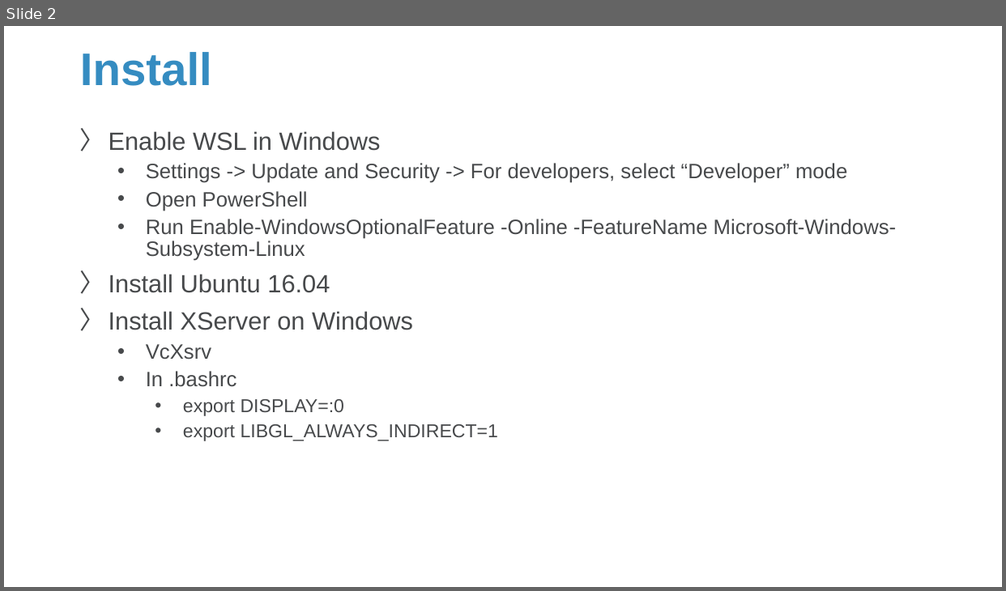
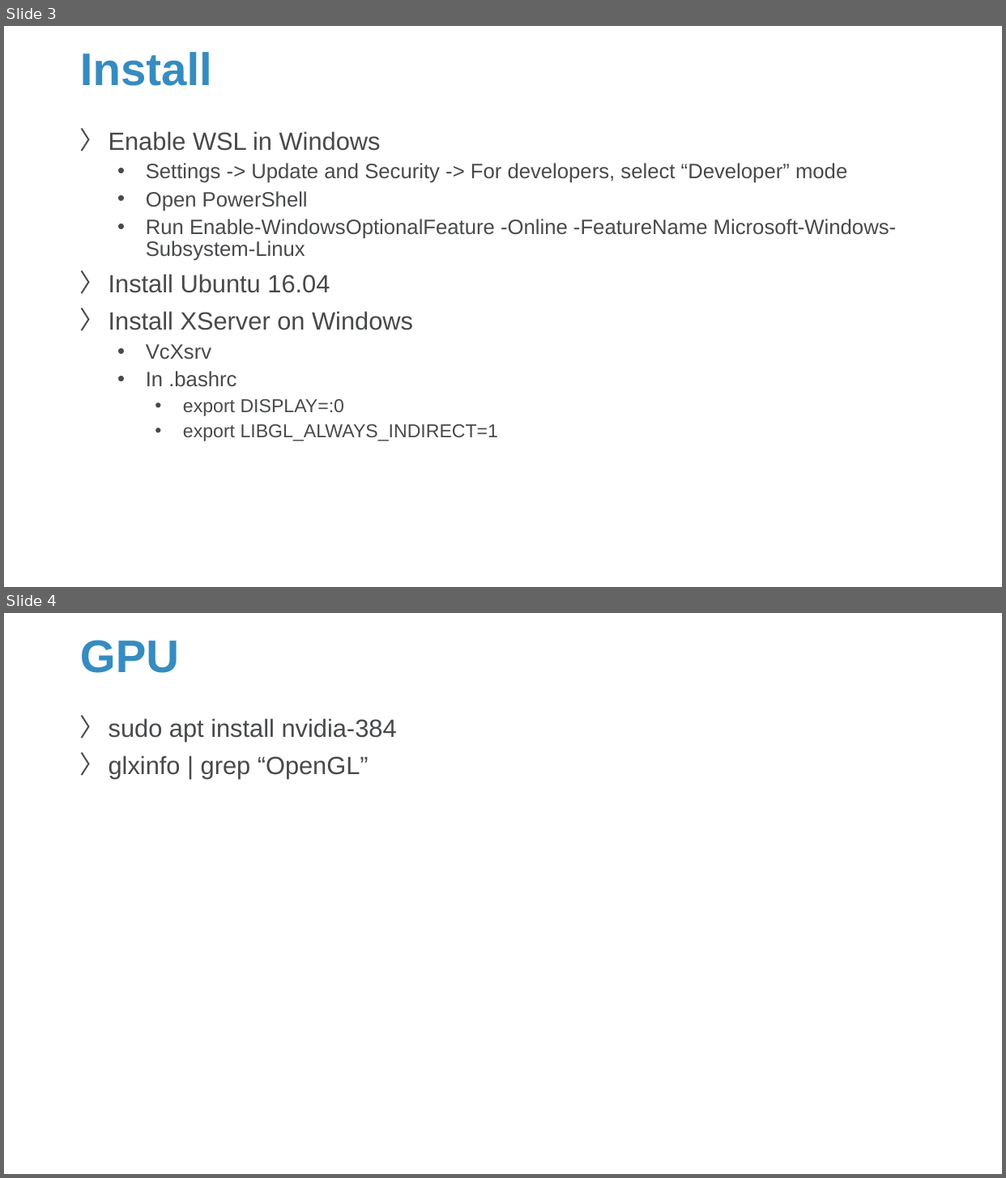
Before and after one commit to Sparks-Lu/TechNotes, a slide deck: Linux/WSL_Notes.pptx. Shown one above the other, each under a label of ours: slide 2 before the commit, slides 3 and 4 after it. The pictures are 1006x591 and 1006x1178 pixels, drawn with LibreOffice and Linux fonts; fonts in the diff are those of the drawing; background and template pictures are left out. Boxes give left, top, right and bottom in pixels: in the first picture for what was removed or moved away, otherwise in the second. Text is boxed around its words. In the diff, an @@ line names an element or a change of style, - is before the commit and + after.

```diff
--- a/Linux/WSL_Notes.pptx
+++ b/Linux/WSL_Notes.pptx
@@ slide 4 added at [4,613,1002,1174], background picture (left out) @@
@@ title added at [80,640,179,673], 44 pt, text #358CC1, bold @@
+GPU
@@ text added at [108,718,397,779], 24 pt, text #47494B @@
+〉 sudo apt install nvidia-384
+〉 glxinfo | grep “OpenGL”
@@ what was slide 2 is now slide 3 @@
```
Also in this commit, not shown: 1 slide changed, 1 other slide added, 13 other files.
